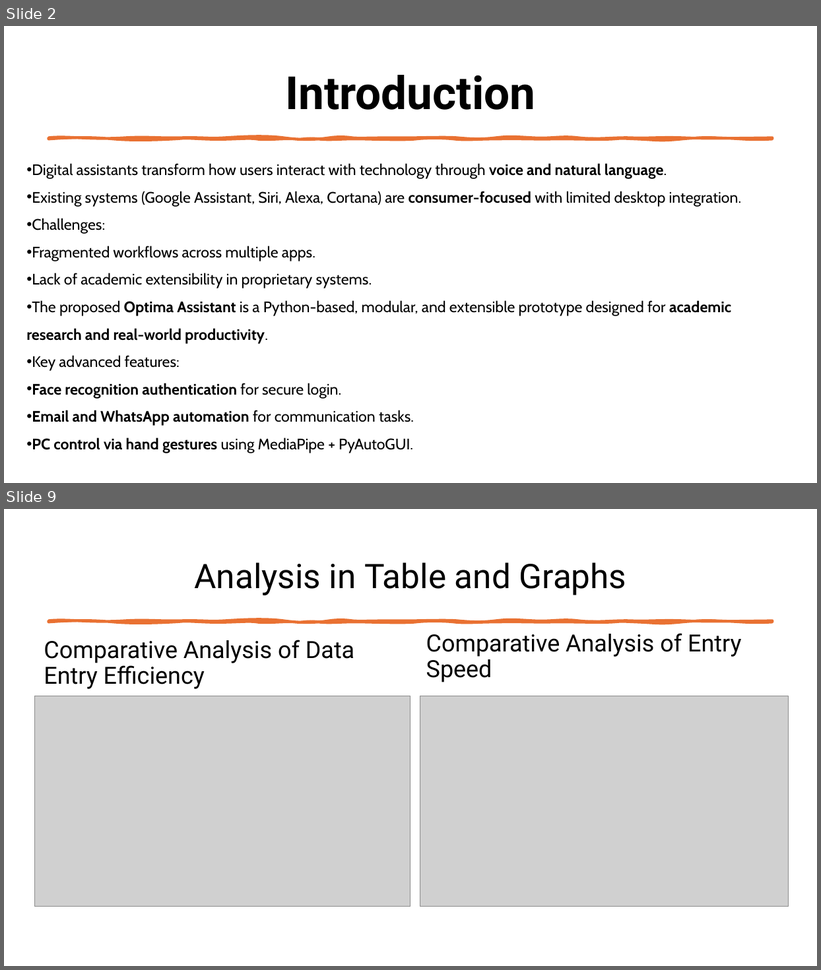
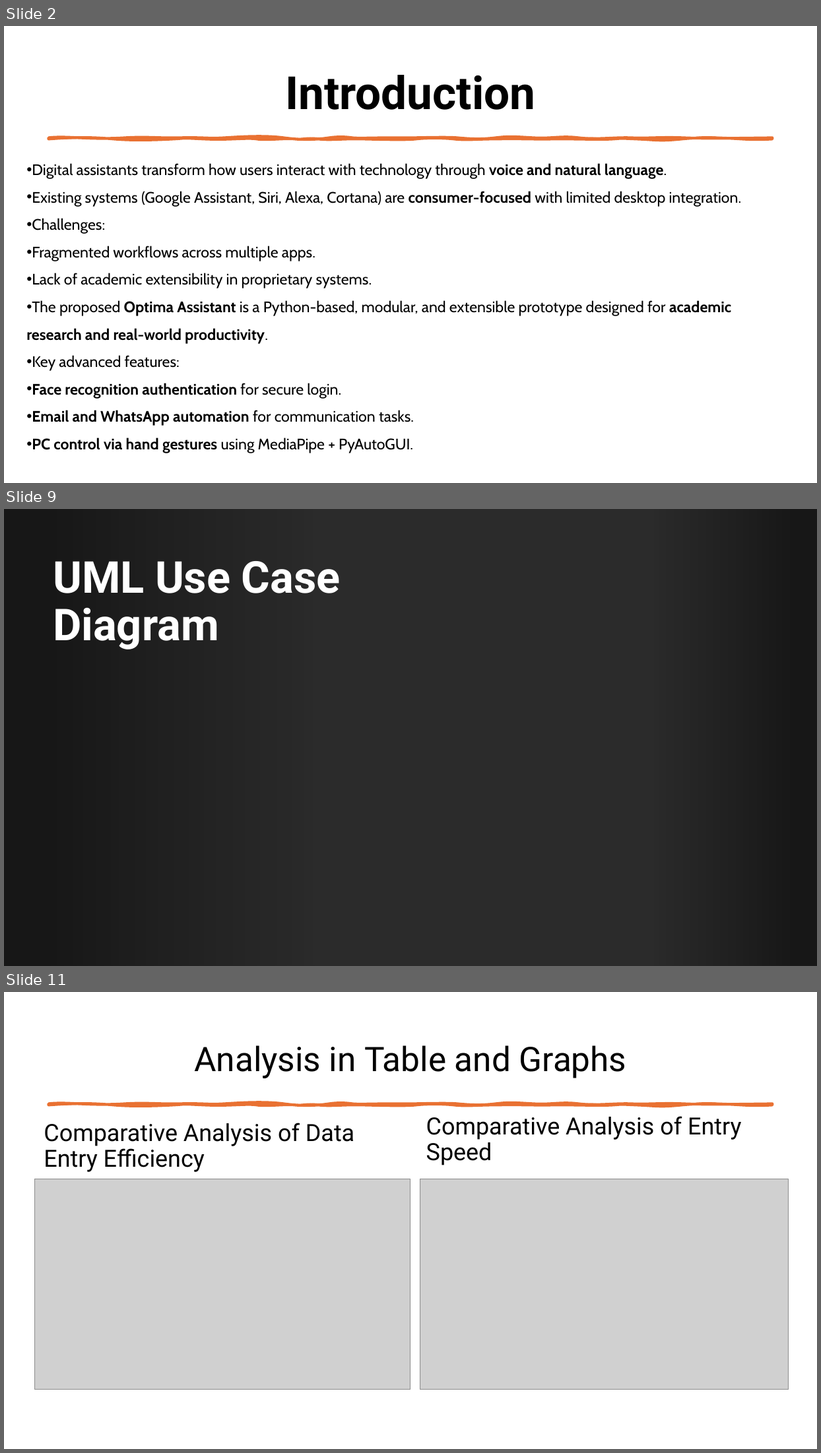
Before and after one commit to suhelgupta/mca-final-year-project, a slide deck: reports/Vignan Project Presentation.pptx. Shown one above the other, each under a label of ours: slides 2 and 9 before the commit, slides 2, 9 and 11 after it; the slides between them are not shown. The pictures are 821x970 and 821x1453 pixels, drawn with LibreOffice and Linux fonts; fonts in the diff are those of the drawing; grey boxes stand for pictures; background and template pictures are left out; a plain dark background stands for a picture behind light text. Boxes give left, top, right and bottom in pixels: in the first picture for what was removed or moved away, otherwise in the second. Text is boxed around its words. In the diff, an @@ line names an element or a change of style, - is before the commit and + after.

```diff
--- a/reports/Vignan Project Presentation.pptx
+++ b/reports/Vignan Project Presentation.pptx
@@ slide 9 added at <box>4,509,817,966</box>, background picture (left out) @@
@@ rectangle added at <box>4,509,817,966</box>, fill #FFFFFF @@
@@ rectangle added at <box>4,509,314,966</box>, fill gradient #000000 @@
@@ rectangle added at <box>655,509,817,966</box>, fill gradient #000000 @@
@@ title added at <box>53,561,341,650</box>, 52 pt, text #FFFFFF, bold @@
+UML Use Case Diagram
@@ what was slide 9 is now slide 11 @@
```
Also in this commit, not shown: 3 slides changed, 5 other slides added, 4 slides removed, 1 other file.
